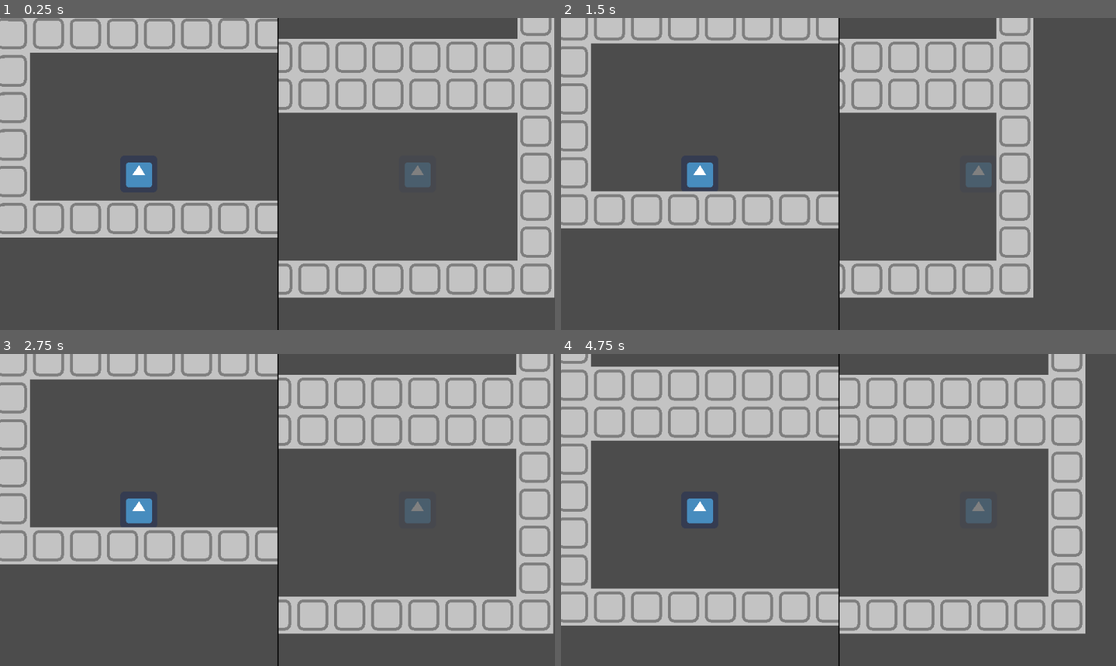
Above: before the commit, frames 1-4 (two rows, left to right).
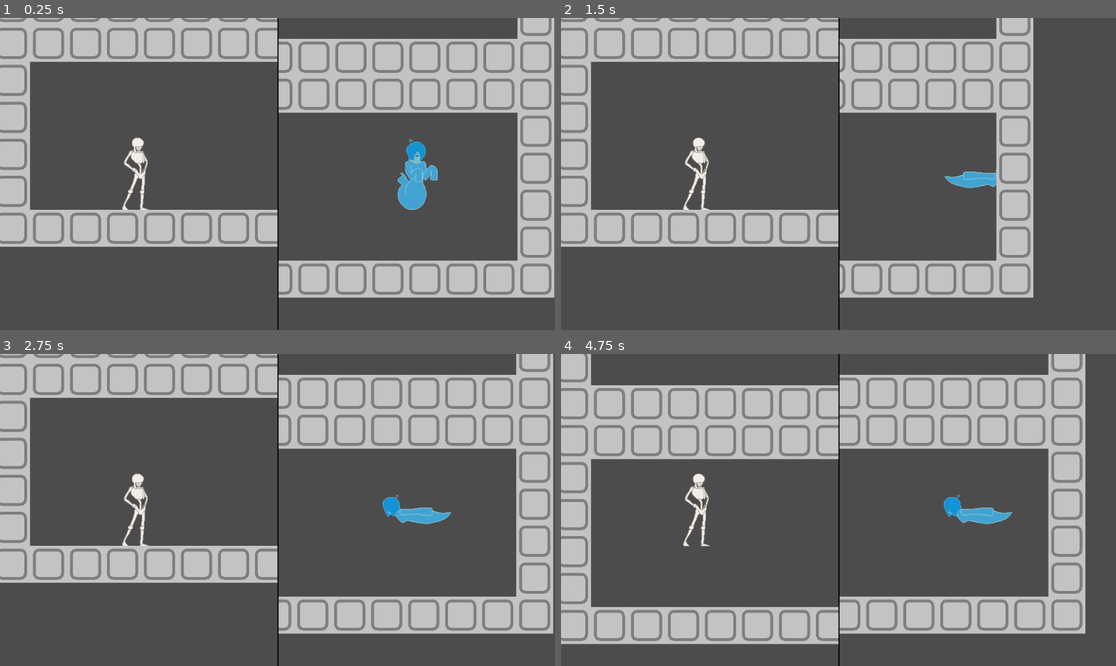
Above: after the commit, the same moments.

Repository: rakthalekk/ghosts-vs-skeletons
Game: Godot game, scene res://src/Main.tscn
Two runs of this game, one before a commit and one after it. Both use one fixed random seed, a clock stepped at 60 frames per second and the inputs below. The engine's default icon, where the game draws it, is replaced by a stand-in: a white triangle on a blue panel in a dark square.
Inputs:
- Up to frame 1 (0.25 s): no input
- Up to frame 2 (1.5 s): hold Right (ghost_move_right) from 0.53 s (still down); tap W (skeleton_jump) at 0.77 s
- Up to frame 3 (2.75 s): tap W (skeleton_jump) at 1.52 s; release Right (ghost_move_right) at 2.03 s; hold Left (ghost_move_left) from 2.03 s (still down)
- Up to frame 4 (4.75 s): release Left (ghost_move_left) at 2.78 s; hold Right (ghost_move_right) 2.78-4.28 s; tap W (skeleton_jump) at 3.02, 3.77, 4.52 s; hold Left (ghost_move_left) from 4.28 s (still down)

The runs differ from the first frame. In frame 1, 8.7% of the frame differs, in the area x 0-79%, y 0-74%; in frame 2, 13%; in frame 3, 13%; in frame 4, 18%, in the area x 0-82%, y 0-94%.

Commit message:
Stuff and things

Diff:
--- a/GhostsVsSkeletons/project.godot
+++ b/GhostsVsSkeletons/project.godot
@@ -76,6 +76,7 @@
 2d_physics/layer_1="environment"
 2d_physics/layer_2="skeleton"
 2d_physics/layer_3="ghost"
+2d_physics/layer_4="human"
 
 [physics]
 
--- /dev/null
+++ b/GhostsVsSkeletons/src/Door.gd
@@ -0,0 +1,9 @@
+extends Sprite
+
+const HUMAN = preload("res://src/Human.tscn")
+
+
+func _on_SpawnTimer_timeout():
+	var human = HUMAN.instance()
+	human.global_position = global_position
+	get_parent().add_child(human)
--- /dev/null
+++ b/GhostsVsSkeletons/src/Door.tscn
@@ -0,0 +1,13 @@
+[gd_scene load_steps=3 format=2]
+
+[ext_resource path="res://icon.png" type="Texture" id=1]
+[ext_resource path="res://src/Door.gd" type="Script" id=2]
+
+[node name="Door" type="Sprite"]
+texture = ExtResource( 1 )
+script = ExtResource( 2 )
+
+[node name="SpawnTimer" type="Timer" parent="."]
+autostart = true
+
+[connection signal="timeout" from="SpawnTimer" to="." method="_on_SpawnTimer_timeout"]
--- a/GhostsVsSkeletons/src/GhostPlayer.gd
+++ b/GhostsVsSkeletons/src/GhostPlayer.gd
@@ -14,6 +14,16 @@
 
 	velocity = move_and_slide(velocity)
 
+	if direction.length() != 0:
+		$AnimationPlayer.play("moving")
+	else:
+		$AnimationPlayer.play("idle")
+
+	if direction.x > 0:
+		$Sprite.scale.x = 1
+	elif direction.x < 0:
+		$Sprite.scale.x = -1
+
 
 func get_direction():
 	direction = Vector2(Input.get_action_strength("ghost_move_right") - Input.get_action_strength("ghost_move_left"),
--- a/GhostsVsSkeletons/src/GhostPlayer.tscn
+++ b/GhostsVsSkeletons/src/GhostPlayer.tscn
@@ -1,19 +1,70 @@
-[gd_scene load_steps=4 format=2]
+[gd_scene load_steps=8 format=2]
 
-[ext_resource path="res://icon.png" type="Texture" id=1]
+[ext_resource path="res://assets/Standing Ghost.png" type="Texture" id=1]
 [ext_resource path="res://src/GhostPlayer.gd" type="Script" id=2]
+[ext_resource path="res://assets/GRFI.png" type="Texture" id=3]
 
 [sub_resource type="RectangleShape2D" id=1]
-extents = Vector2( 30.5, 30.5 )
+extents = Vector2( 30.5, 61 )
+
+[sub_resource type="Animation" id=2]
+length = 0.001
+tracks/0/type = "value"
+tracks/0/path = NodePath("Sprite:texture")
+tracks/0/interp = 1
+tracks/0/loop_wrap = true
+tracks/0/imported = false
+tracks/0/enabled = true
+tracks/0/keys = {
+"times": PoolRealArray( 0 ),
+"transitions": PoolRealArray( 1 ),
+"update": 0,
+"values": [ ExtResource( 1 ) ]
+}
+
+[sub_resource type="Animation" id=3]
+resource_name = "idle"
+tracks/0/type = "value"
+tracks/0/path = NodePath("Sprite:texture")
+tracks/0/interp = 1
+tracks/0/loop_wrap = true
+tracks/0/imported = false
+tracks/0/enabled = true
+tracks/0/keys = {
+"times": PoolRealArray( 0 ),
+"transitions": PoolRealArray( 1 ),
+"update": 1,
+"values": [ ExtResource( 1 ) ]
+}
+
+[sub_resource type="Animation" id=4]
+resource_name = "moving"
+tracks/0/type = "value"
+tracks/0/path = NodePath("Sprite:texture")
+tracks/0/interp = 1
+tracks/0/loop_wrap = true
+tracks/0/imported = false
+tracks/0/enabled = true
+tracks/0/keys = {
+"times": PoolRealArray( 0 ),
+"transitions": PoolRealArray( 1 ),
+"update": 1,
+"values": [ ExtResource( 3 ) ]
+}
 
 [node name="GhostPlayer" type="KinematicBody2D"]
 collision_layer = 4
 script = ExtResource( 2 )
 
 [node name="CollisionShape2D" type="CollisionShape2D" parent="."]
-position = Vector2( 0.5, -0.5 )
+position = Vector2( 0.5, 2 )
 shape = SubResource( 1 )
 
 [node name="Sprite" type="Sprite" parent="."]
-modulate = Color( 1, 1, 1, 0.290196 )
+modulate = Color( 1, 1, 1, 0.756863 )
 texture = ExtResource( 1 )
+
+[node name="AnimationPlayer" type="AnimationPlayer" parent="."]
+anims/RESET = SubResource( 2 )
+anims/idle = SubResource( 3 )
+anims/moving = SubResource( 4 )
--- a/GhostsVsSkeletons/src/GroundedActor.gd
+++ b/GhostsVsSkeletons/src/GroundedActor.gd
@@ -7,6 +7,7 @@
 
 export(Vector2) var speed = Vector2(400, 1100)
 
+var snap_vector = Vector2.DOWN * FLOOR_DETECT_DISTANCE
 var direction = Vector2.ZERO
 var velocity = Vector2.ZERO
 
--- /dev/null
+++ b/GhostsVsSkeletons/src/Human.gd
@@ -0,0 +1,23 @@
+extends GroundedActor
+
+
+# Declare member variables here. Examples:
+# var a = 2
+# var b = "text"
+func _ready():
+	direction.x = 1
+
+
+func _physics_process(delta):
+	velocity.x = direction.x * speed.x
+	velocity = move_and_slide_with_snap(velocity, snap_vector, FLOOR_NORMAL, true, 4, 0.9, false)
+
+	if direction.x > 0:
+		$Sprite.scale.x = 1
+	elif direction.x < 0:
+		$Sprite.scale.x = -1
+
+
+func _on_Timer_timeout():
+	direction.x = -direction.x
+	$Timer.start(randf())
--- /dev/null
+++ b/GhostsVsSkeletons/src/Human.tscn
@@ -0,0 +1,23 @@
+[gd_scene load_steps=4 format=2]
+
+[ext_resource path="res://assets/Nature.png" type="Texture" id=1]
+[ext_resource path="res://src/Human.gd" type="Script" id=2]
+
+[sub_resource type="RectangleShape2D" id=1]
+extents = Vector2( 13.5, 30.5 )
+
+[node name="Human" type="KinematicBody2D"]
+collision_layer = 8
+script = ExtResource( 2 )
+
+[node name="CollisionShape2D" type="CollisionShape2D" parent="."]
+position = Vector2( -1.5, -1.5 )
+shape = SubResource( 1 )
+
+[node name="Sprite" type="Sprite" parent="."]
+texture = ExtResource( 1 )
+
+[node name="Timer" type="Timer" parent="."]
+autostart = true
+
+[connection signal="timeout" from="Timer" to="." method="_on_Timer_timeout"]
--- a/GhostsVsSkeletons/src/Map.tscn
+++ b/GhostsVsSkeletons/src/Map.tscn
@@ -1,9 +1,11 @@
-[gd_scene load_steps=7 format=2]
+[gd_scene load_steps=9 format=2]
 
 [ext_resource path="res://src/GhostPlayer.tscn" type="PackedScene" id=1]
 [ext_resource path="res://src/SkeletonPlayer.tscn" type="PackedScene" id=2]
 [ext_resource path="res://assets/tileset_placeholder.png" type="Texture" id=3]
 [ext_resource path="res://src/Stairs.tscn" type="PackedScene" id=4]
+[ext_resource path="res://src/Human.tscn" type="PackedScene" id=5]
+[ext_resource path="res://src/Door.tscn" type="PackedScene" id=6]
 
 [sub_resource type="ConvexPolygonShape2D" id=2]
 points = PoolVector2Array( 0, 0, 64, 0, 64, 64, 0, 64 )
@@ -33,6 +35,9 @@
 
 [node name="Map" type="Node2D"]
 
+[node name="Human" parent="." instance=ExtResource( 5 )]
+position = Vector2( 180, 1433 )
+
 [node name="SkeletonPlayer" parent="." instance=ExtResource( 2 )]
 position = Vector2( 252, 1723 )
 
@@ -45,3 +50,6 @@
 tile_data = PoolIntArray( 0, 0, 0, 1, 0, 0, 2, 0, 0, 3, 0, 0, 4, 0, 0, 5, 0, 0, 6, 0, 0, 7, 0, 0, 8, 0, 0, 9, 0, 0, 10, …(2085 unchanged characters)…
 
 [node name="Stairs" parent="." instance=ExtResource( 4 )]
+
+[node name="Door" parent="." instance=ExtResource( 6 )]
+position = Vector2( 560, 1813 )
--- a/GhostsVsSkeletons/src/SkeletonPlayer.gd
+++ b/GhostsVsSkeletons/src/SkeletonPlayer.gd
@@ -12,8 +12,18 @@
 	var is_jump_interrupted = Input.is_action_just_released("skeleton_jump") and velocity.y < 0.0
 	velocity = calculate_move_velocity(velocity, direction, speed, is_jump_interrupted)
 
-	var snap_vector = Vector2.DOWN * FLOOR_DETECT_DISTANCE if direction.y == 0.0 else Vector2.ZERO
+	snap_vector = Vector2.DOWN * FLOOR_DETECT_DISTANCE if direction.y == 0.0 else Vector2.ZERO
 	velocity = move_and_slide_with_snap(velocity, snap_vector, FLOOR_NORMAL, true, 4, 0.9, false)
+
+	if direction.length() != 0:
+		$AnimationPlayer.play("moving")
+	else:
+		$AnimationPlayer.play("idle")
+
+	if direction.x > 0:
+		$Sprite.scale.x = 1
+	elif direction.x < 0:
+		$Sprite.scale.x = -1
 
 
 func get_direction():
--- a/GhostsVsSkeletons/src/SkeletonPlayer.tscn
+++ b/GhostsVsSkeletons/src/SkeletonPlayer.tscn
@@ -1,10 +1,56 @@
-[gd_scene load_steps=4 format=2]
+[gd_scene load_steps=8 format=2]
 
-[ext_resource path="res://icon.png" type="Texture" id=1]
+[ext_resource path="res://assets/Standing Skull.png" type="Texture" id=1]
 [ext_resource path="res://src/SkeletonPlayer.gd" type="Script" id=2]
+[ext_resource path="res://assets/Skull Run I.png" type="Texture" id=3]
 
 [sub_resource type="RectangleShape2D" id=1]
-extents = Vector2( 30.5, 30.5 )
+extents = Vector2( 30.5, 62.5 )
+
+[sub_resource type="Animation" id=2]
+length = 0.001
+tracks/0/type = "value"
+tracks/0/path = NodePath("Sprite:texture")
+tracks/0/interp = 1
+tracks/0/loop_wrap = true
+tracks/0/imported = false
+tracks/0/enabled = true
+tracks/0/keys = {
+"times": PoolRealArray( 0 ),
+"transitions": PoolRealArray( 1 ),
+"update": 0,
+"values": [ ExtResource( 1 ) ]
+}
+
+[sub_resource type="Animation" id=3]
+resource_name = "idle"
+tracks/0/type = "value"
+tracks/0/path = NodePath("Sprite:texture")
+tracks/0/interp = 1
+tracks/0/loop_wrap = true
+tracks/0/imported = false
+tracks/0/enabled = true
+tracks/0/keys = {
+"times": PoolRealArray( 0 ),
+"transitions": PoolRealArray( 1 ),
+"update": 1,
+"values": [ ExtResource( 1 ) ]
+}
+
+[sub_resource type="Animation" id=4]
+resource_name = "moving"
+tracks/0/type = "value"
+tracks/0/path = NodePath("Sprite:texture")
+tracks/0/interp = 1
+tracks/0/loop_wrap = true
+tracks/0/imported = false
+tracks/0/enabled = true
+tracks/0/keys = {
+"times": PoolRealArray( 0 ),
+"transitions": PoolRealArray( 1 ),
+"update": 1,
+"values": [ ExtResource( 3 ) ]
+}
 
 [node name="SkeletonPlayer" type="KinematicBody2D"]
 collision_layer = 2
@@ -16,3 +62,8 @@
 
 [node name="Sprite" type="Sprite" parent="."]
 texture = ExtResource( 1 )
+
+[node name="AnimationPlayer" type="AnimationPlayer" parent="."]
+anims/RESET = SubResource( 2 )
+anims/idle = SubResource( 3 )
+anims/moving = SubResource( 4 )
Binary file added: GhostsVsSkeletons/assets/Fire.png
Not shown, added: GhostsVsSkeletons/assets/Fire.png.import
Not shown, added: GhostsVsSkeletons/assets/GRFI.png.import
Binary file added: GhostsVsSkeletons/assets/Ice.png
Not shown, added: GhostsVsSkeletons/assets/Ice.png.import
Binary file added: GhostsVsSkeletons/assets/Nature.png
Not shown, added: GhostsVsSkeletons/assets/Nature.png.import
Not shown, added: GhostsVsSkeletons/assets/Skull Run I.png.import
Not shown, added: GhostsVsSkeletons/assets/Standing Ghost.png.import
Not shown, added: GhostsVsSkeletons/assets/Standing Skull.png.import
